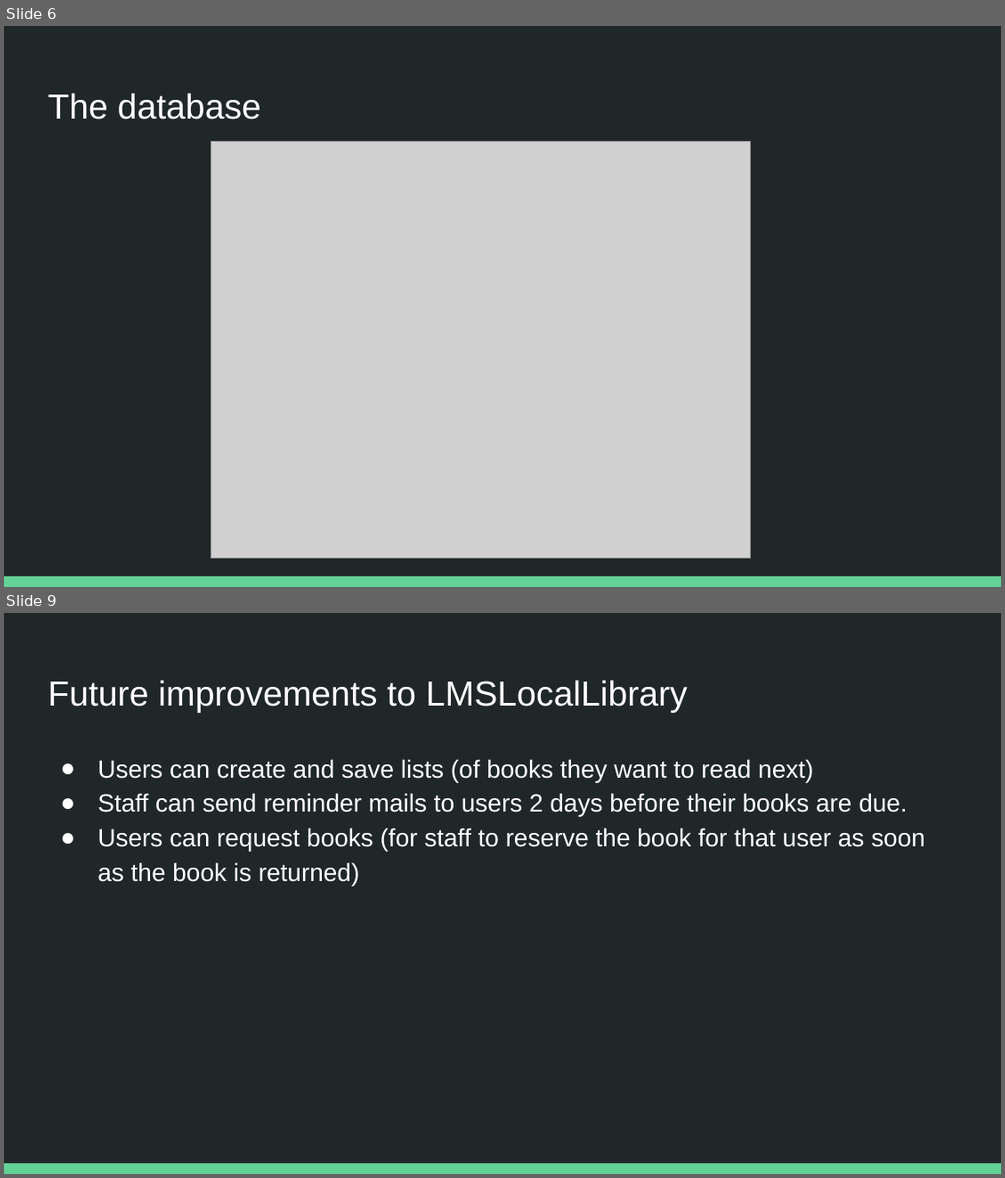
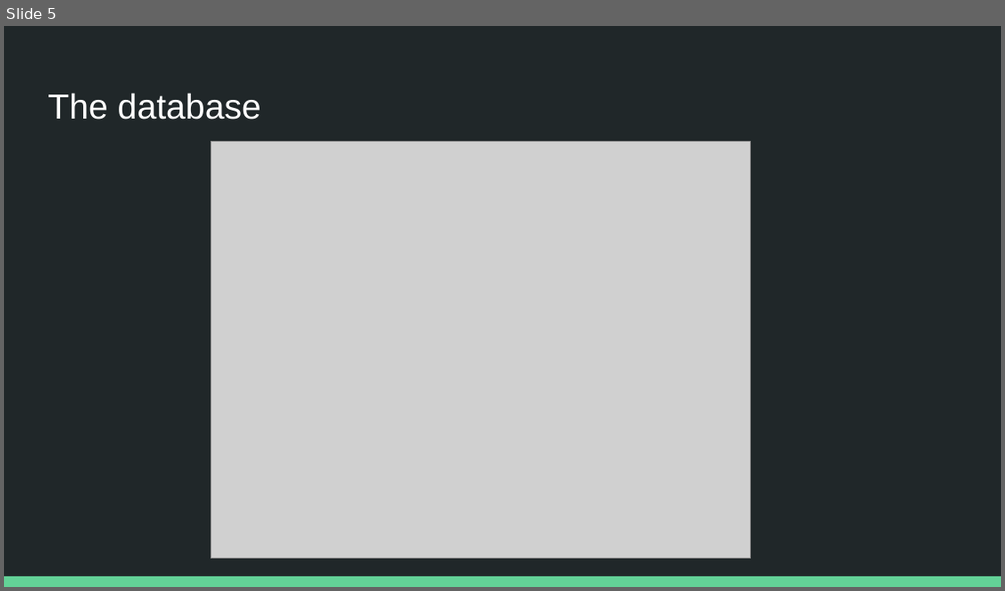
Before and after one commit to sujatanaik530/TEKsystemsJD_Capstone_LMS, a slide deck: Capstone.pptx. Shown one above the other, each under a label of ours: slides 6 and 9 before the commit, slide 5 after it; the slides between them are not shown. The pictures are 1005x1178 and 1005x591 pixels, drawn with LibreOffice and Linux fonts; fonts in the diff are those of the drawing; grey boxes stand for pictures. Boxes give left, top, right and bottom in pixels: in the first picture for what was removed or moved away, otherwise in the second. Text is boxed around its words. In the diff, an @@ line names an element or a change of style, - is before the commit and + after.

```diff
--- a/Capstone.pptx
+++ b/Capstone.pptx
@@ slide 9 removed at <box>4,613,1001,1174</box>, background #202729; not listed: 1 template element that a slide beside it also shows @@
@@ title removed at <box>48,680,688,713</box> @@
-Future improvements to LMSLocalLibrary
@@ text removed at <box>97,759,925,885</box> @@
-● Users can create and save lists (of books they want to read next)
-● Staff can send reminder mails to users 2 days before their books are due.
-● Users can request books (for staff to reserve the book for that user as soon as the book is returned)
@@ what was slide 6 is now slide 5 @@
```
Also in this commit, not shown: 4 slides changed, 3 other slides removed.
